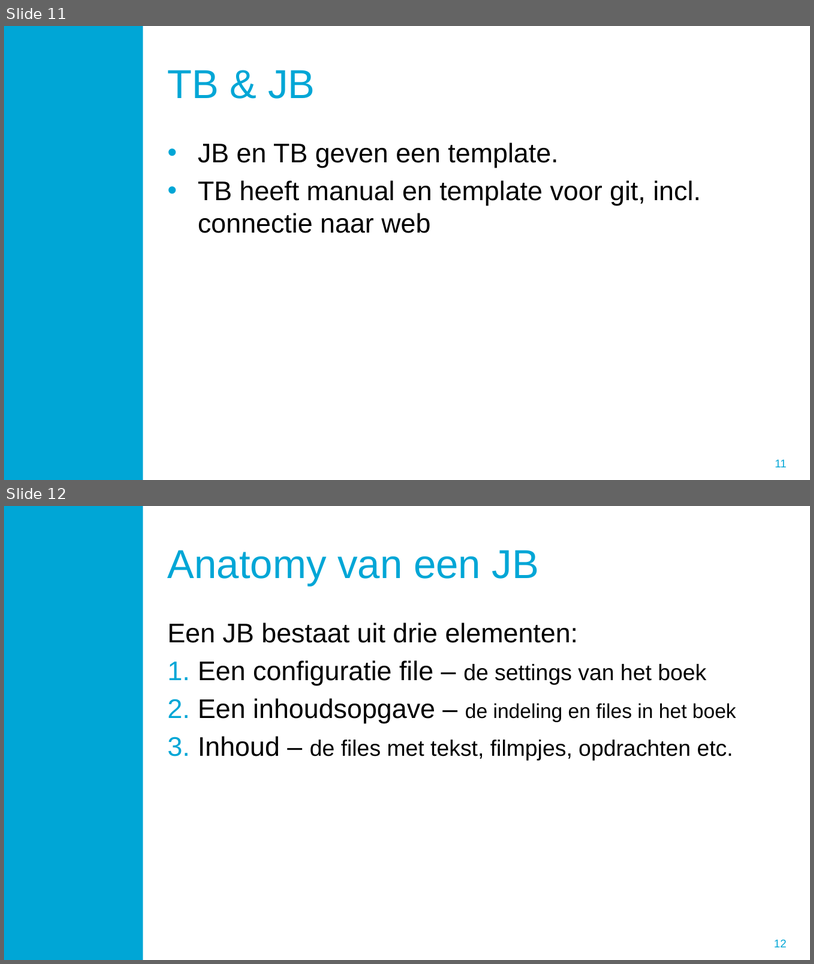
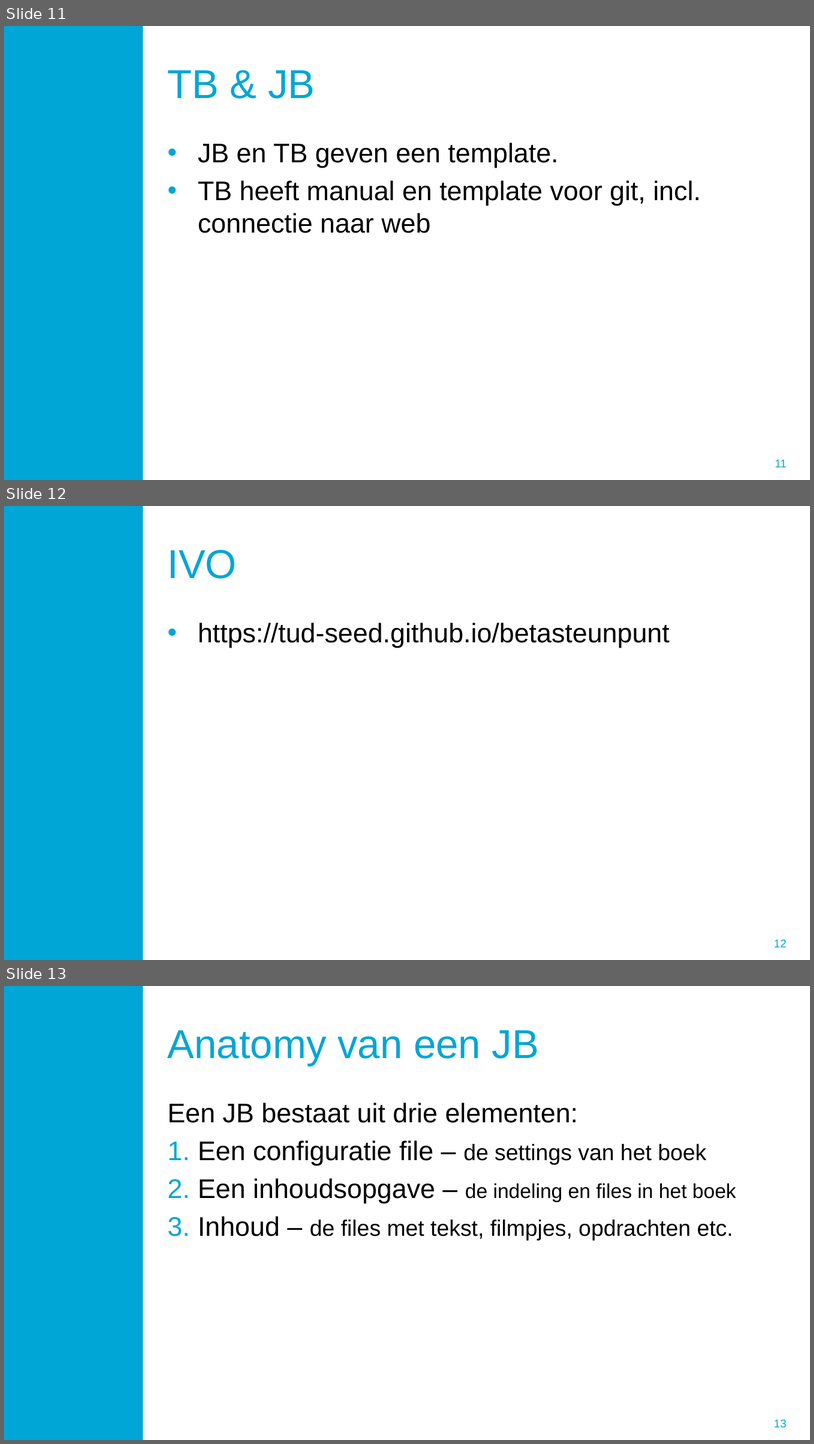
Before and after one commit to TUD-SEEd/betasteunpunt, a slide deck: book/JB/JB workshop.pptx. Shown one above the other, each under a label of ours: slides 11 and 12 before the commit, slides 11, 12 and 13 after it. The pictures are 814x964 and 814x1444 pixels, drawn with LibreOffice and Linux fonts; fonts in the diff are those of the drawing; grey boxes stand for pictures; background and template pictures are left out. Boxes give left, top, right and bottom in pixels: in the first picture for what was removed or moved away, otherwise in the second. Text is boxed around its words. In the diff, an @@ line names an element or a change of style, - is before the commit and + after.

```diff
--- a/book/JB/JB workshop.pptx
+++ b/book/JB/JB workshop.pptx
@@ slide 12 added at (4,506,810,960), background #FFFFFF; not listed: 2 template elements that a slide beside it also shows @@
@@ title added at (168,550,237,579), 36 pt, text #00A6D6 @@
+IVO
@@ text added at (198,622,670,648), 24 pt, text #000000 @@
+• https://tud-seed.github.io/betasteunpunt
@@ what was slide 12 is now slide 13 @@
@@ page number at (774,1419,787,1427): text changed @@
-12
+13
```
Also in this commit, not shown: 6 other files.
